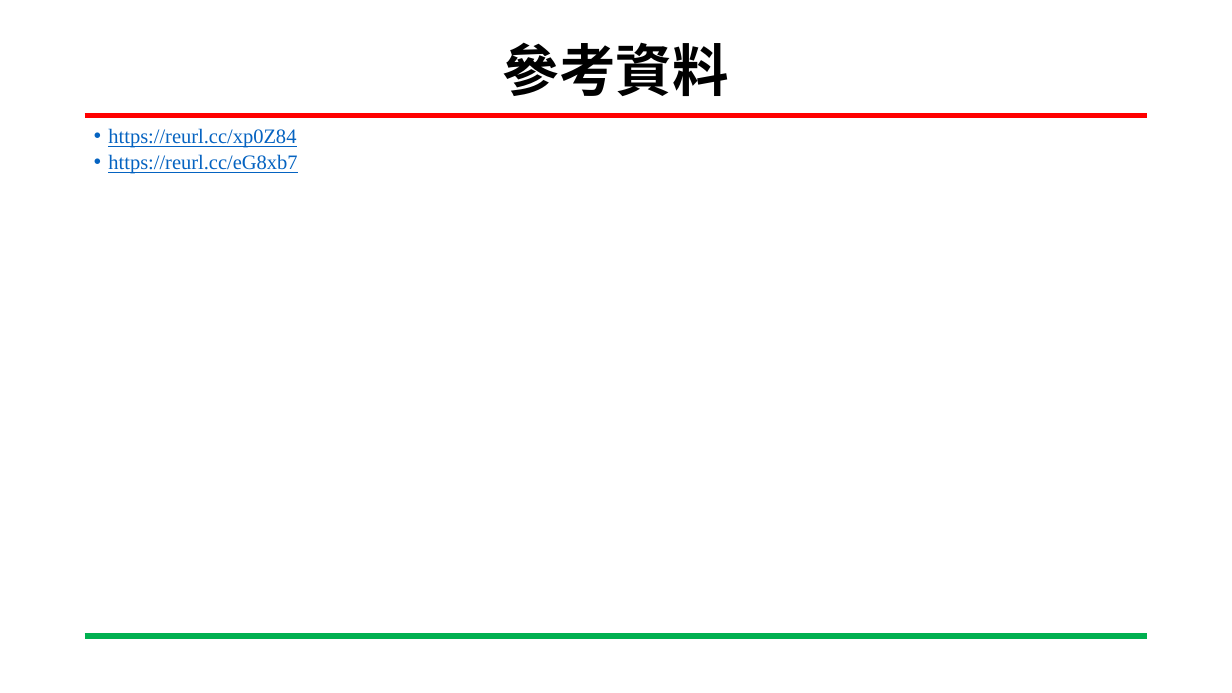
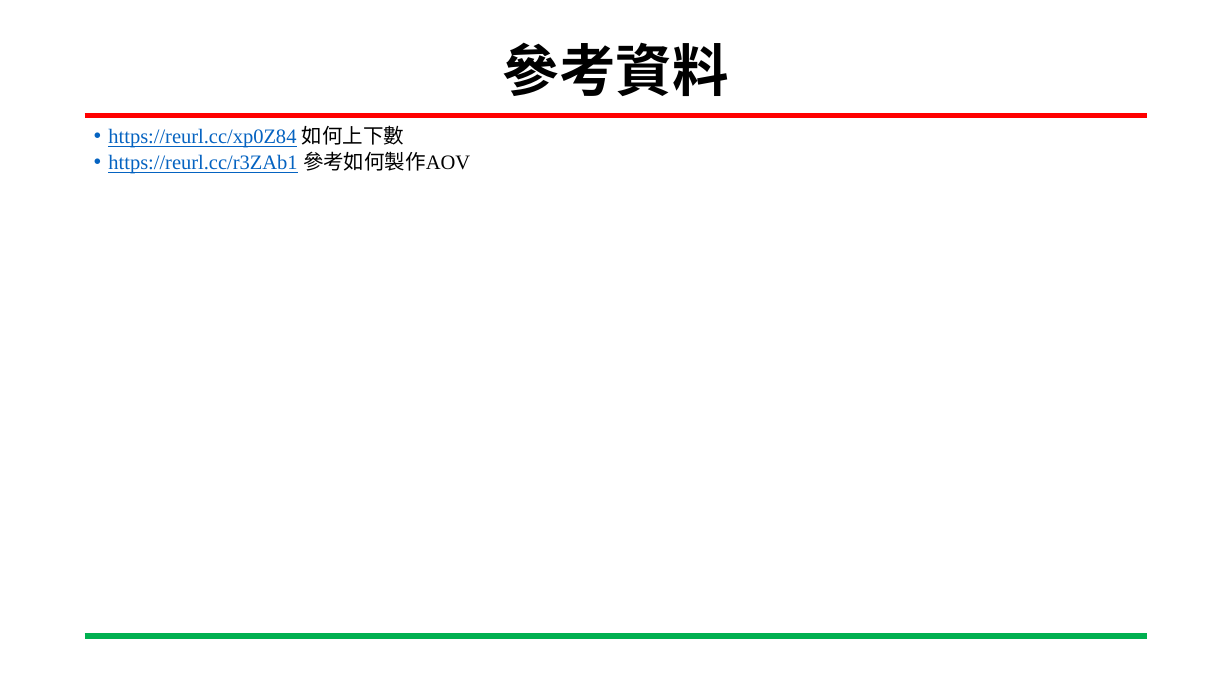
Before and after one commit to xuanaka/SoC_lab, a slide deck: slide 13 of 專案進度報告.pptx (slide 15 before the commit). Drawn at 1232x693 pixels with LibreOffice and Linux fonts; fonts in the diff are those of the drawing; background and template pictures are left out. Boxes give left, top, right and bottom in pixels: in the first picture for what was removed or moved away, otherwise in the second. Text is boxed around its words. In the diff, an @@ line names an element or a change of style, - is before the commit and + after.

```diff
--- a/專案進度報告.pptx
+++ b/專案進度報告.pptx
@@ text at [108,125,470,174]: text changed @@
-• https://reurl.cc/xp0Z84
-• https://reurl.cc/eG8xb7
+• https://reurl.cc/xp0Z84 如何上下數
+• https://reurl.cc/r3ZAb1 參考如何製作AOV
```
Also in this commit, not shown: 12 other slides changed, 2 slides removed.
